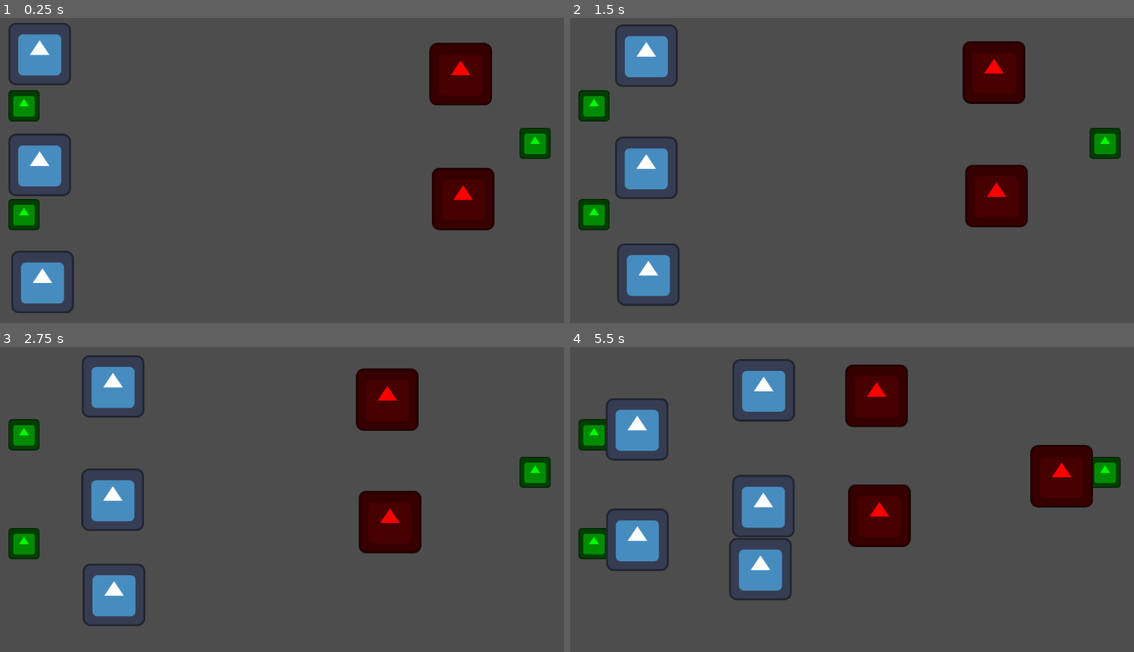
Above: before the commit, frames 1-4 (two rows, left to right).
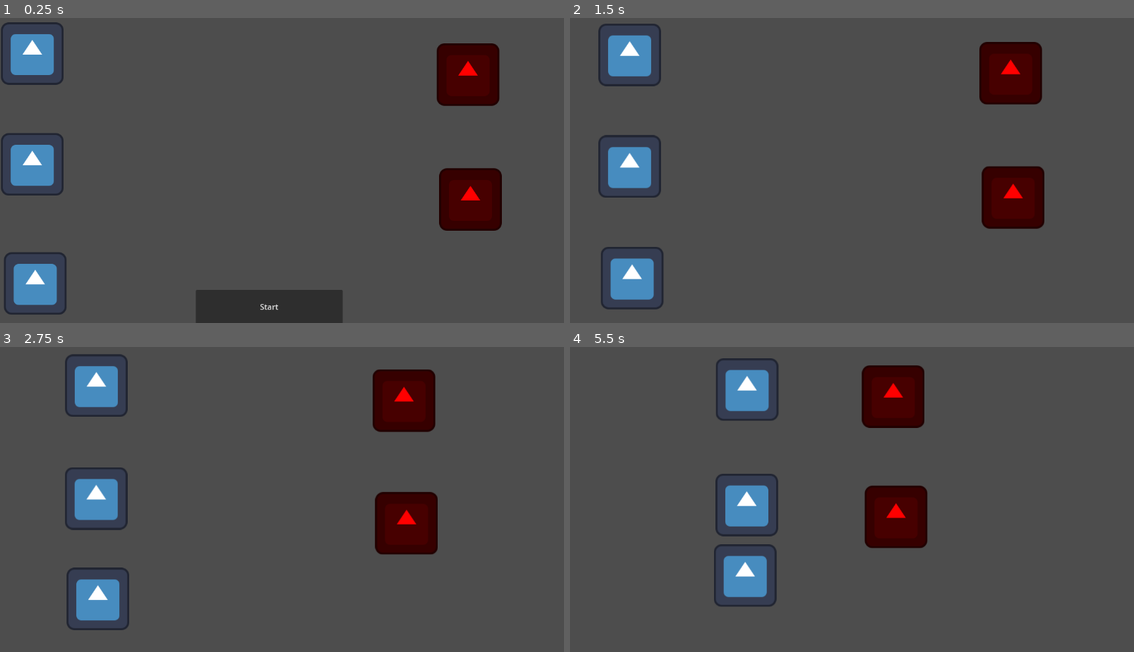
Above: after the commit, the same moments.

Repository: gideon-wade/Growing
Game: Godot game, scene res://Map/map.tscn
The game is run twice, just before and just after one commit, with the same random seed, the same clock (stepped at 60 frames per second) and the same inputs. The engine's default icon, where the game draws it, is replaced by a stand-in: a white triangle on a blue panel in a dark square.
Inputs (mouse positions are in pixels of both pictures, inside the frame that each line leads up to):
- Up to frame 1 (0.25 s): no input
- Up to frame 2 (1.5 s): click (840, 307) at 0.5 s, where only the run after the commit has a clickable "Start"; move the mouse to (976, 149) at 1.27 s; click (976, 149) at 1.42 s
- Up to frame 3 (2.75 s): move the mouse to (169, 508) at 2.02 s; click (169, 508) at 2.17 s
- Up to frame 4 (5.5 s): move the mouse to (908, 423) at 2.77 s; click (908, 423) at 2.92 s; move the mouse to (823, 557) at 3.52 s; click (823, 557) at 3.67 s; move the mouse to (1021, 542) at 4.27 s; click (1021, 542) at 4.42 s; move the mouse to (682, 447) at 5.02 s; click (682, 447) at 5.17 s

The runs differ from the first frame. In frame 1, 8.6% of the frame differs, in the area x 0-98%, y 1-100%; in frame 2, 9.1%; in frame 3, 9.1%; in frame 4, 14%, in the area x 1-98%, y 3-86%.

Commit message:
Battle map kinda working

Diff:
--- a/Buildings/unit_maker.tscn
+++ b/Buildings/unit_maker.tscn
@@ -1,6 +1,6 @@
 [gd_scene load_steps=3 format=3 uid="uid://ngfed0gskal5"]
 
-[ext_resource type="Script" uid="uid://duwxb15qkc7da" path="res://buildings/unit_maker.gd" id="1_u47qa"]
+[ext_resource type="Script" uid="uid://duwxb15qkc7da" path="res://Buildings/unit_maker.gd" id="1_u47qa"]
 [ext_resource type="Texture2D" uid="uid://betig64heferu" path="res://icon.svg" id="2_3g73g"]
 
 [node name="UnitMaker" type="Node2D"]
--- a/Map/map.gd
+++ b/Map/map.gd
@@ -1,5 +1,33 @@
 class_name Map extends Node2D
+
+enum State {
+	PREGAME,
+	BATTLE,
+	POSTGAME
+}
+
+var state = State.PREGAME
 
 func _on_ready() -> void:
 	GameManager.map = self
-	print("Set game")
+
+func _process(delta: float) -> void:
+	var players = 0
+	var enemies = 0
+	for unit in get_children():
+		if unit is Player:
+			players += 1
+		elif unit is Enemy:
+			enemies += 1
+	if enemies == 0:
+		$Label.text = "You win"
+		$Label.visible = true
+		state = State.POSTGAME
+	elif players == 0:
+		$Label.text = "You lose"
+		$Label.visible = true
+		state = State.POSTGAME
+
+func _on_button_pressed() -> void:
+	$Button.queue_free()
+	state = State.BATTLE
--- a/Map/map.tscn
+++ b/Map/map.tscn
@@ -1,9 +1,8 @@
-[gd_scene load_steps=5 format=3 uid="uid://c04x18amkxulk"]
+[gd_scene load_steps=4 format=3 uid="uid://c04x18amkxulk"]
 
-[ext_resource type="Script" uid="uid://dk30hfmye5q5n" path="res://map/map.gd" id="1_6yc6o"]
-[ext_resource type="PackedScene" uid="uid://c3ww8xmwh8juw" path="res://mobs/player/basic_player.tscn" id="1_njngi"]
-[ext_resource type="PackedScene" uid="uid://dh37h4k6rbpli" path="res://mobs/enemy/basic_enemy.tscn" id="2_6yc6o"]
-[ext_resource type="PackedScene" uid="uid://ngfed0gskal5" path="res://buildings/unit_maker.tscn" id="4_86j4t"]
+[ext_resource type="Script" uid="uid://dk30hfmye5q5n" path="res://Map/map.gd" id="1_6yc6o"]
+[ext_resource type="PackedScene" uid="uid://c3ww8xmwh8juw" path="res://Mobs/Player/basic_player.tscn" id="1_njngi"]
+[ext_resource type="PackedScene" uid="uid://dh37h4k6rbpli" path="res://Mobs/Enemy/basic_enemy.tscn" id="2_6yc6o"]
 
 [node name="Map" type="Node2D"]
 script = ExtResource("1_6yc6o")
@@ -23,14 +22,21 @@
 [node name="BasicEnemy" parent="." instance=ExtResource("2_6yc6o")]
 position = Vector2(961, 395)
 
-[node name="UnitMaker2" parent="." instance=ExtResource("4_86j4t")]
-position = Vector2(49, 426)
+[node name="Button" type="Button" parent="."]
+offset_left = 400.0
+offset_top = 580.0
+offset_right = 700.0
+offset_bottom = 650.0
+text = "Start"
 
-[node name="UnitMaker3" parent="." instance=ExtResource("4_86j4t")]
-position = Vector2(49, 203)
-
-[node name="UnitMaker4" parent="." instance=ExtResource("4_86j4t")]
-position = Vector2(1093, 280)
-faction = 1
+[node name="Label" type="Label" parent="."]
+visible = false
+offset_right = 1152.0
+offset_bottom = 648.0
+theme_override_font_sizes/font_size = 40
+text = "You <>"
+horizontal_alignment = 1
+vertical_alignment = 1
 
 [connection signal="ready" from="." to="." method="_on_ready"]
+[connection signal="pressed" from="Button" to="." method="_on_button_pressed"]
--- a/Mobs/Enemy/basic_enemy.gd
+++ b/Mobs/Enemy/basic_enemy.gd
@@ -3,9 +3,12 @@
 const SPEED = 100
 
 var life = 100
-var attack = 40
+var attack = 20
+@onready var map: Map = get_parent()
 
 func _process(delta: float) -> void:
+	if map.state != map.State.BATTLE:
+		return
 	var players: Array = GameManager.get_units(Player)
 	if players.size() == 0:
 		return
@@ -18,13 +21,13 @@
 			min_dist = dist
 
 	var angle = position.angle_to_point(closest_player.position)
-	move_and_collide(Vector2(cos(angle), sin(angle)))
+	var collider: KinematicCollision2D = move_and_collide(Vector2(cos(angle), sin(angle)))
+	if collider:
+		if collider.get_collider() is Player:
+			collider.get_collider().damage(attack)
 
 func damage(dmg):
 	life -= dmg
+	$Label.text = str(life)
 	if life <= 0:
 		queue_free()
-
-func _on_body_entered(body: Node) -> void:
-	if body is Player:
-		body.damage(attack)
--- a/Mobs/Enemy/basic_enemy.tscn
+++ b/Mobs/Enemy/basic_enemy.tscn
@@ -1,7 +1,7 @@
 [gd_scene load_steps=4 format=3 uid="uid://dh37h4k6rbpli"]
 
 [ext_resource type="Texture2D" uid="uid://betig64heferu" path="res://icon.svg" id="1_ifa86"]
-[ext_resource type="Script" uid="uid://b63cupsjvyoh7" path="res://mobs/enemy/basic_enemy.gd" id="1_kmm33"]
+[ext_resource type="Script" uid="uid://b63cupsjvyoh7" path="res://Mobs/Enemy/basic_enemy.gd" id="1_kmm33"]
 
 [sub_resource type="CircleShape2D" id="CircleShape2D_kmm33"]
 radius = 62.566
@@ -20,4 +20,11 @@
 position = Vector2(0.5, 0.5)
 shape = SubResource("CircleShape2D_kmm33")
 
+[node name="Label" type="Label" parent="."]
+visible = false
+offset_left = -18.0
+offset_top = -90.0
+offset_right = 22.0
+offset_bottom = -67.0
+
 [connection signal="body_entered" from="." to="." method="_on_body_entered"]
--- a/Mobs/Player/basic_player.gd
+++ b/Mobs/Player/basic_player.gd
@@ -3,9 +3,12 @@
 const SPEED = 100
 
 var life = 100
-var attack = 10
+var attack = 25
+@onready var map: Map = get_parent()
 
-func _process(delta: float) -> void:
+func _physics_process(delta: float) -> void:
+	if map.state != map.State.BATTLE:
+		return
 	var enemies: Array = GameManager.get_units(Enemy)
 	if enemies.size() == 0:
 		return
@@ -18,13 +21,13 @@
 			min_dist = dist
 
 	var angle = position.angle_to_point(closest_enemy.position)
-	move_and_collide(Vector2(cos(angle), sin(angle)))
+	var collider: KinematicCollision2D = move_and_collide(Vector2(cos(angle), sin(angle)))
+	if collider:
+		if collider.get_collider() is Enemy:
+			collider.get_collider().damage(attack)
 
 func damage(dmg):
 	life -= dmg
+	$Label.text = str(life)
 	if life <= 0:
 		queue_free()
-
-func _on_body_entered(body: Node) -> void:
-	if body is Enemy:
-		body.damage(attack)
--- a/Mobs/Player/basic_player.tscn
+++ b/Mobs/Player/basic_player.tscn
@@ -1,12 +1,13 @@
 [gd_scene load_steps=4 format=3 uid="uid://c3ww8xmwh8juw"]
 
 [ext_resource type="Texture2D" uid="uid://betig64heferu" path="res://icon.svg" id="1_1tx7t"]
-[ext_resource type="Script" uid="uid://bs20obui0ykad" path="res://mobs/player/basic_player.gd" id="1_rys3d"]
+[ext_resource type="Script" uid="uid://bs20obui0ykad" path="res://Mobs/Player/basic_player.gd" id="1_rys3d"]
 
 [sub_resource type="CircleShape2D" id="CircleShape2D_rys3d"]
 radius = 59.4348
 
 [node name="BasicPlayer" type="RigidBody2D"]
+input_pickable = true
 gravity_scale = 0.0
 contact_monitor = true
 max_contacts_reported = 10
@@ -19,4 +20,11 @@
 position = Vector2(0.5, -0.5)
 shape = SubResource("CircleShape2D_rys3d")
 
+[node name="Label" type="Label" parent="."]
+visible = false
+offset_left = -16.0
+offset_top = -91.0
+offset_right = 24.0
+offset_bottom = -68.0
+
 [connection signal="body_entered" from="." to="." method="_on_body_entered"]
--- a/Mobs/Player/player.gd
+++ b/Mobs/Player/player.gd
@@ -1 +1,24 @@
 class_name Player extends RigidBody2D
+
+var held = false
+@onready var sprite: Sprite2D = $Sprite2D
+
+func _ready() -> void:
+	self.input_event.connect(_on_input_event)
+	self.mouse_exited.connect(_on_mouse_exited)
+
+func _on_input_event(viewport: Node, event: InputEvent, shape_idx: int) -> void:
+	if event is InputEventMouseButton:
+		if event.button_index == MOUSE_BUTTON_MASK_LEFT:
+			held = event.pressed
+
+func _on_mouse_exited() -> void:
+	held = false
+
+func _process(delta: float) -> void:
+	if held and get_parent().state == 0:
+		print("??? ", global_position)
+		var pos = get_global_mouse_position()
+		pos.x = clamp(pos.x, 0 + sprite.texture.get_width()/2, get_viewport_rect().size[0] * 0.4 - sprite.texture.get_width()/2)
+		pos.y = clamp(pos.y, 0 + sprite.texture.get_height()/2, get_viewport_rect().size[1] - sprite.texture.get_height()/2)
+		global_position = pos
